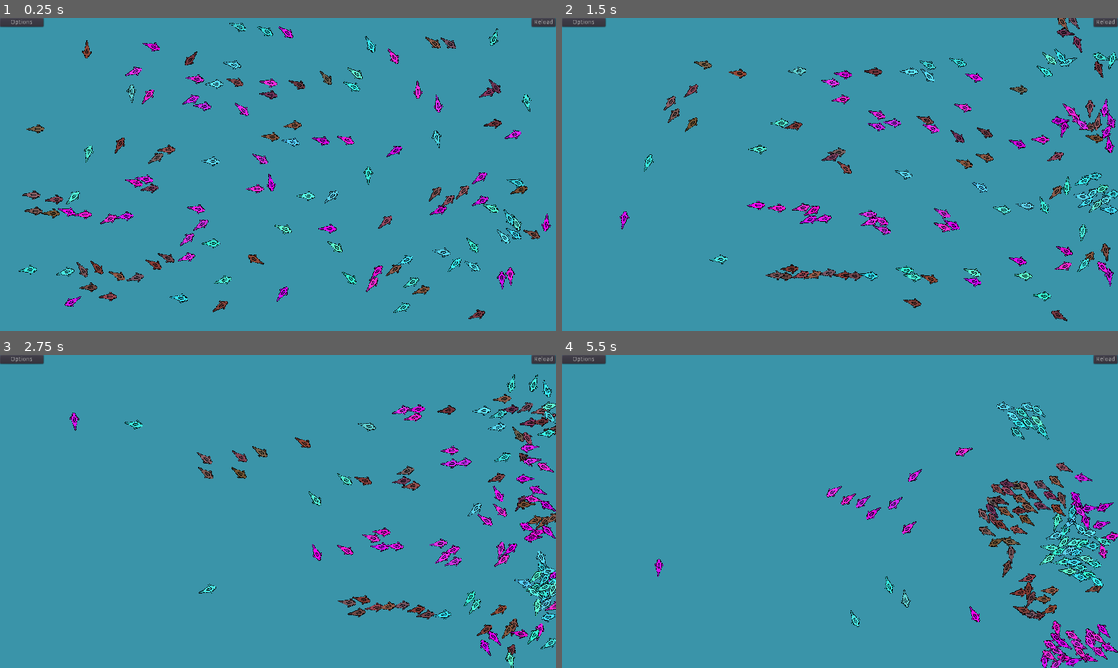
Above: before the commit, frames 1-4 (two rows, left to right).
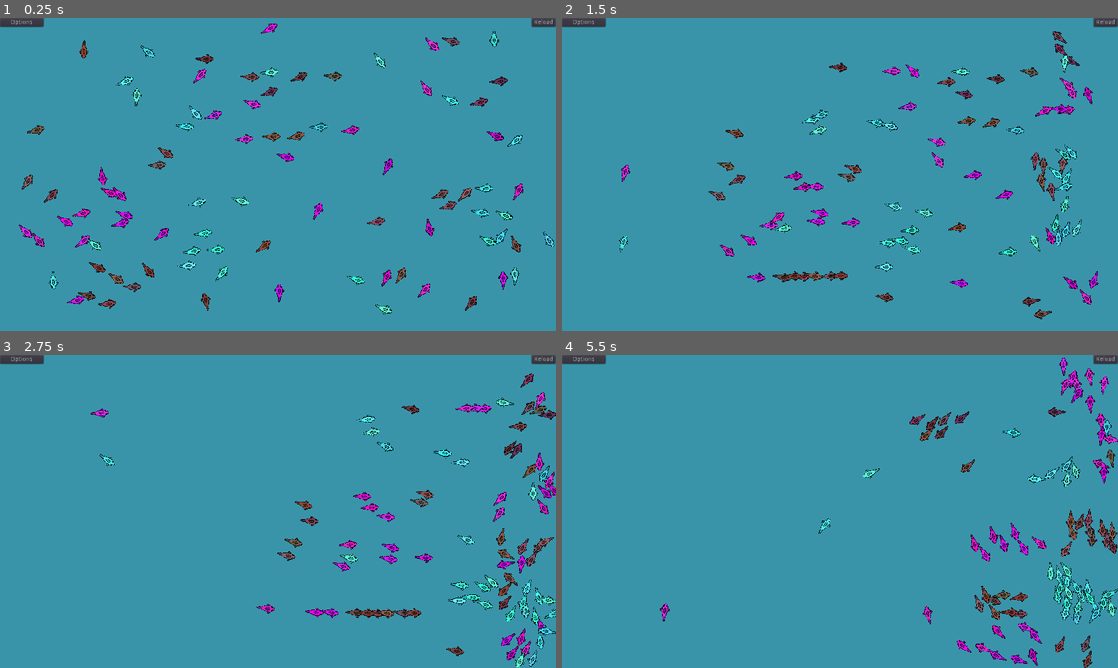
Above: after the commit, the same moments.

Repository: tkwebster/FishSimulation
Game: Godot game, scene res://Scenes/MainScreen.tscn
Same seed, same stepped clock (60 frames per second), same inputs: the game is played once before the commit and once after it.
Inputs:
- Up to frame 1 (0.25 s): no input
- Up to frame 2 (1.5 s): no input
- Up to frame 3 (2.75 s): no input
- Up to frame 4 (5.5 s): no input

The runs differ from the first frame. In frame 1, 8.6% of the frame differs, in the area x 3-100%, y 1-97%; in frame 2, 8.6%, in the area x 10-100%, y 0-97%; in frame 3, 8.0%; in frame 4, 8.3%.

Commit message:
minor qol updates

Diff:
--- a/Scenes/MainScreen.tscn
+++ b/Scenes/MainScreen.tscn
@@ -144,9 +144,9 @@
 margin_right = 148.0
 margin_bottom = 16.0
 min_value = 10.0
-max_value = 200.0
+max_value = 150.0
 step = 5.0
-value = 120.0
+value = 90.0
 
 [node name="Num_Types" type="HSlider" parent="Options/Sliders"]
 margin_top = 20.0
@@ -194,20 +194,18 @@
 margin_top = 100.0
 margin_right = 148.0
 margin_bottom = 116.0
-max_value = 10.0
-step = 0.1
+max_value = 20.0
+step = 1.0
 
 [node name="Alignment" type="HSlider" parent="Options/Sliders"]
 margin_top = 120.0
 margin_right = 148.0
 margin_bottom = 136.0
-max_value = 100.0
 
 [node name="Avoidance" type="HSlider" parent="Options/Sliders"]
 margin_top = 140.0
 margin_right = 148.0
 margin_bottom = 156.0
-max_value = 100.0
 
 [node name="Cohesion" type="HSlider" parent="Options/Sliders"]
 margin_top = 160.0
--- a/Script/Fish.gd
+++ b/Script/Fish.gd
@@ -16,7 +16,7 @@
 export var avoid_borders_strength = 10.0
 export var avoid_other_fish_strength = 25.0
 export var alignment_strength = 20.0
-export var cohesion_strength = 1.0
+export var cohesion_strength = 5.0
 export var borders = true
 
 # Called when the node enters the scene tree for the first time.
--- a/Script/GlobalVariables.gd
+++ b/Script/GlobalVariables.gd
@@ -1,4 +1,4 @@
 extends Node
 
-export var num_fish = 120
+export var num_fish = 90
 export var num_types = 3
--- a/Script/MainScreen.gd
+++ b/Script/MainScreen.gd
@@ -30,7 +30,6 @@
 	var j = 0
 	while j < num_types:
 		type_color.push_back(get_color_set())
-		print(type_color[j])
 		j += 1
 	j = 0
 
Not shown, changed: Releases/index.pck
Not shown, changed: Releases/index.zip
